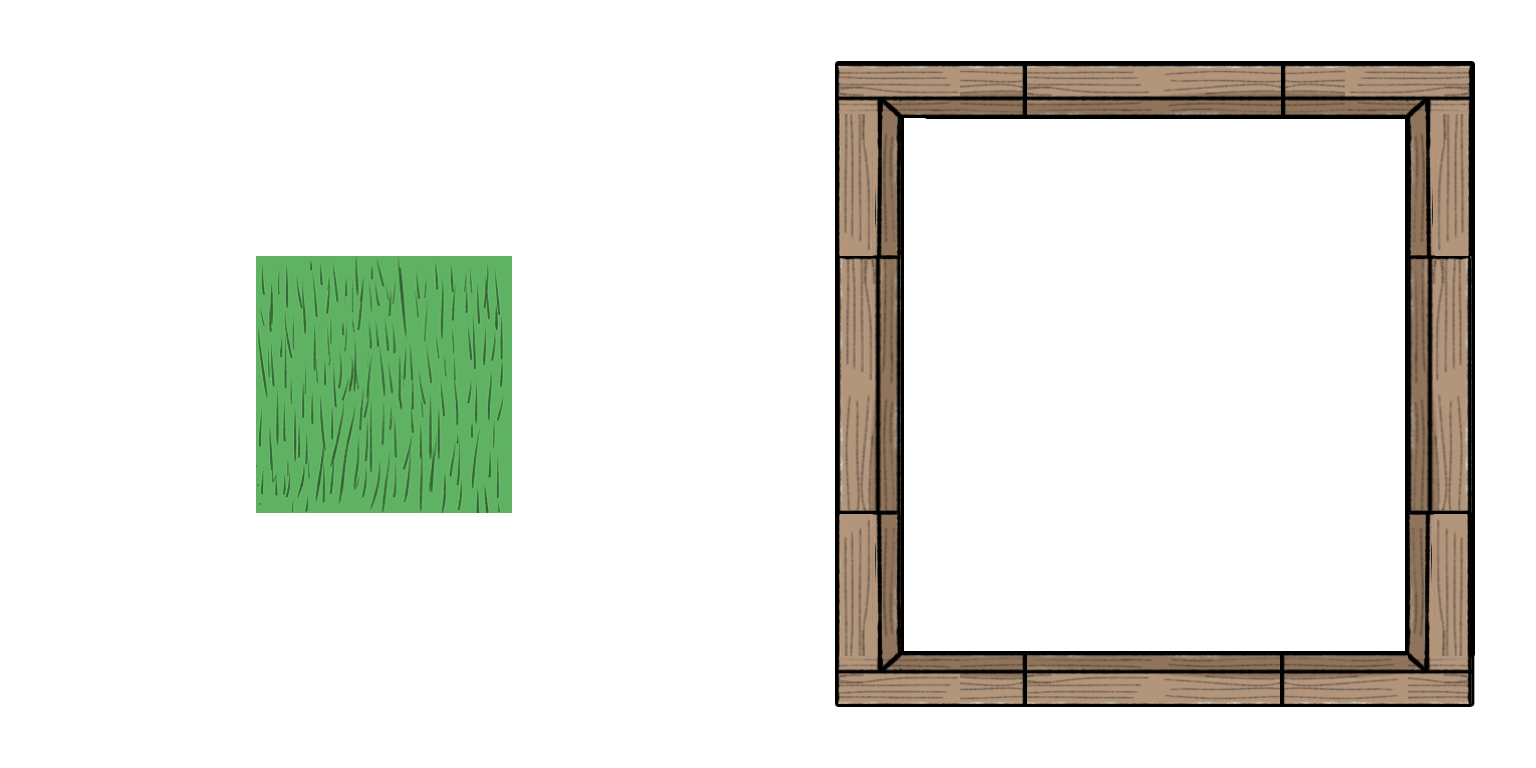
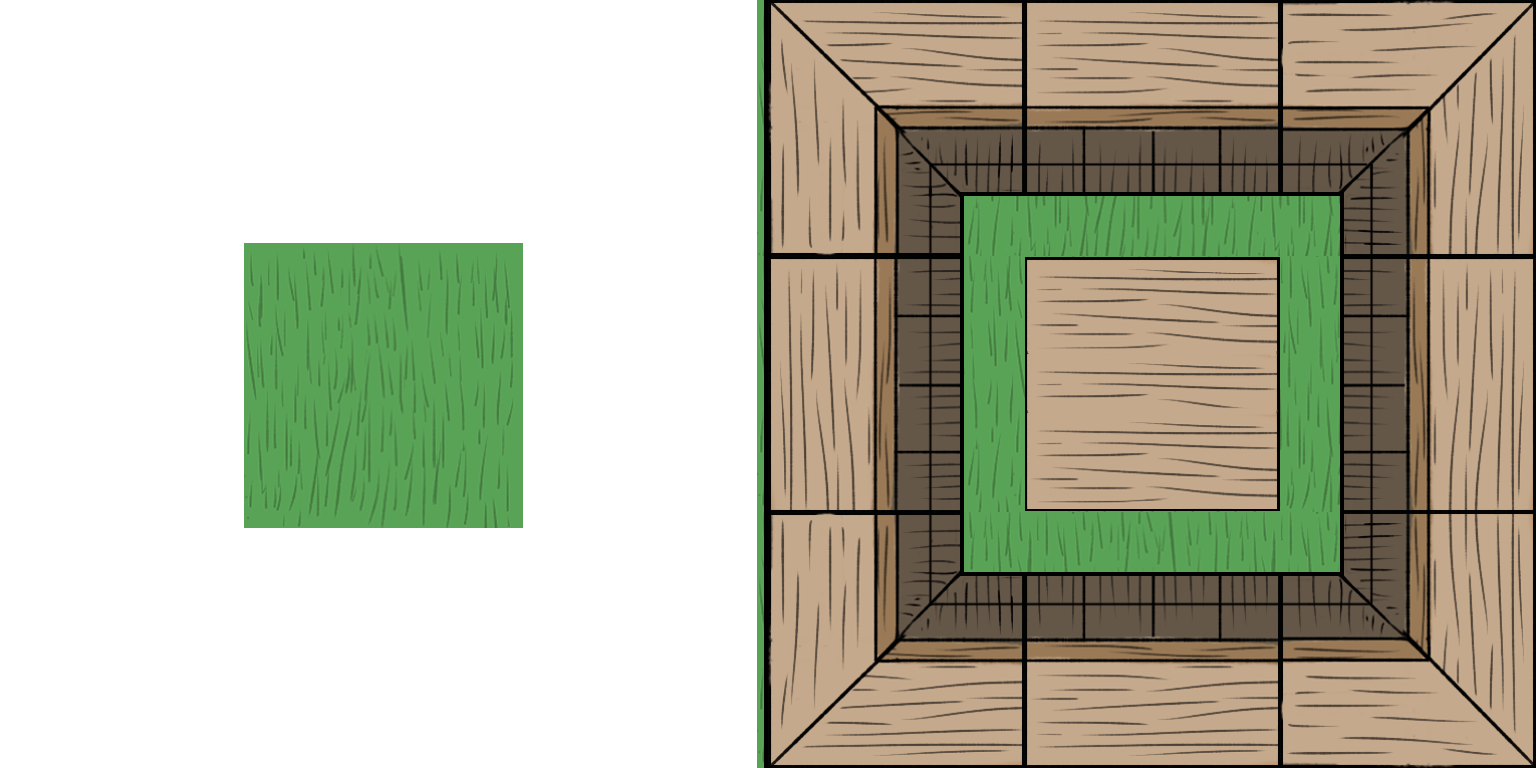
Comparing the layer stacks of the two w=1536, h=768 images. Changes:
removed layer "Layer 31" over (x1=838, y1=64, x2=1472, y2=704)
added layer "Layer 54" above "Layer 50" over (x1=1025, y1=257, x2=1280, y2=511)
added layer "Layer 50" above "Layer 49" over (x1=928, y1=150, x2=1374, y2=607)
added layer "Layer 49" above "Layer 41" over (x1=768, y1=0, x2=1536, y2=768)
added layer "Layer 41" above "Layer 33" over (x1=757, y1=0, x2=1536, y2=768)
painted on "Layer 33" over (x1=244, y1=243, x2=523, y2=528)
